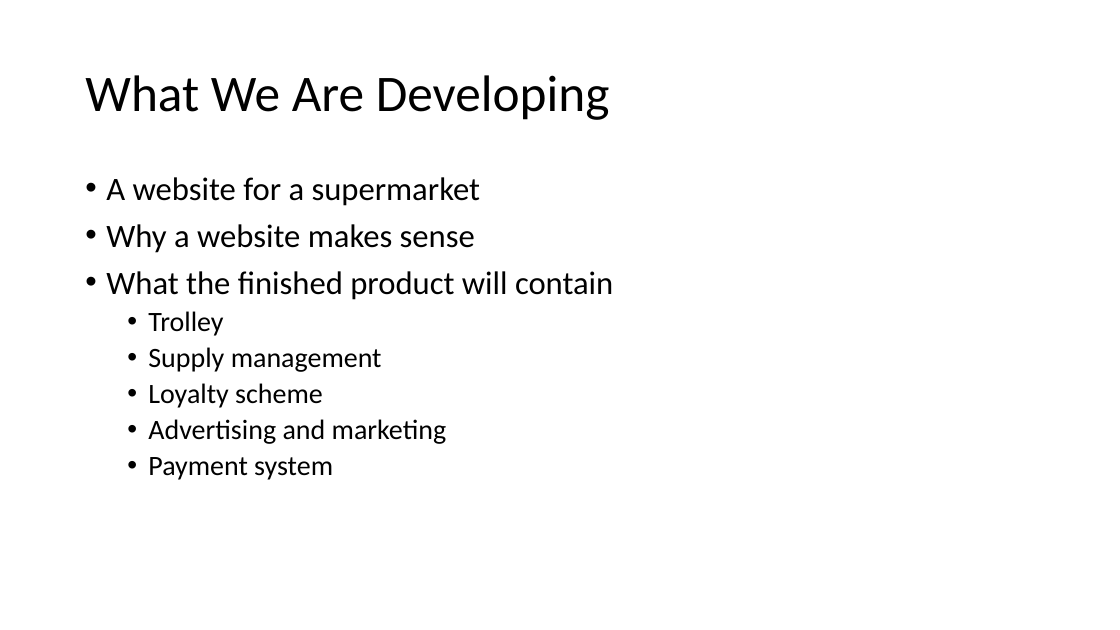
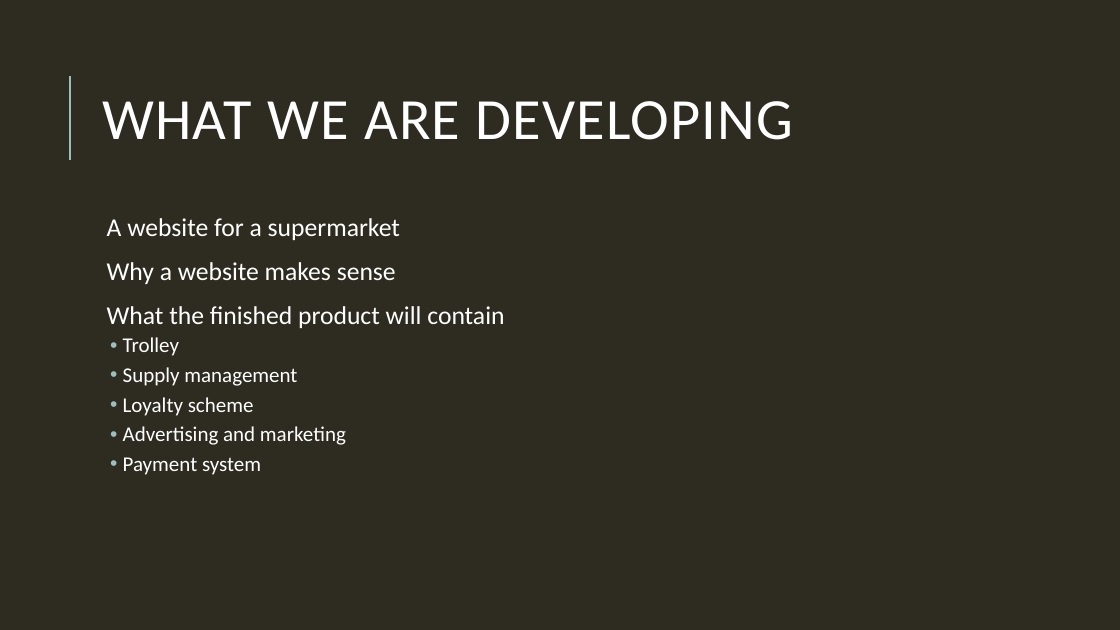
Before and after one commit to HamzaB93/UWL_Level5_Team_Project, a slide deck: slide 3 of Group_Docs/Team_Presentation_Group2.pptx. Drawn at 1120x630 pixels with LibreOffice and Linux fonts; fonts in the diff are those of the drawing. Boxes give left, top, right and bottom in pixels: in the first picture for what was removed or moved away, otherwise in the second. Text is boxed around its words. In the diff, an @@ line names an element or a change of style, - is before the commit and + after.

```diff
--- a/Group_Docs/Team_Presentation_Group2.pptx
+++ b/Group_Docs/Team_Presentation_Group2.pptx
@@ background #FFFFFF to #2E2B21 @@
@@ line added from (70, 160) to (70, 76), #9CBEBD 1.5 pt @@
@@ title at (102,101,793,140): text changed; size 44 to 50 pt; text colour #000000 to #FFFFFF @@
-What We Are Developing
+WHAT WE ARE DEVELOPING
@@ text "A website for a supermarket": place and size @@
-text "A website for a supermarket" at (106,177,613,480)
+text "A website for a supermarket" at (107,218,504,475)
@@ text "A website for a supermarket" at (107,218,504,475): size 28 to 22 pt in "A website for a supermarket", "Why a website makes sense", "What the finished product will contain"; text colour #000000 to #FFFFFF; size 24 to 18 pt in "Trolley", "Supply management", "Loyalty scheme", "Advertising and marketing" and 1 more places; bullet • to  ; more space between paragraphs; indent changed @@
```
Also in this commit, not shown: 11 other slides changed, 1 slide removed.
